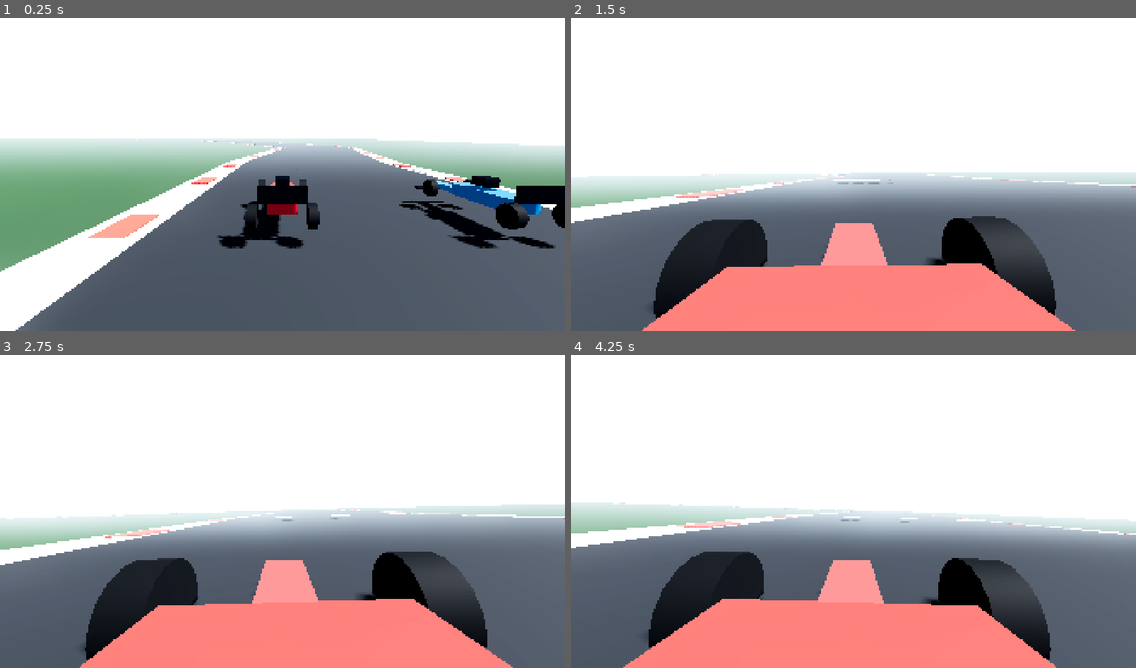
Above: before the commit, frames 1-4 (two rows, left to right).
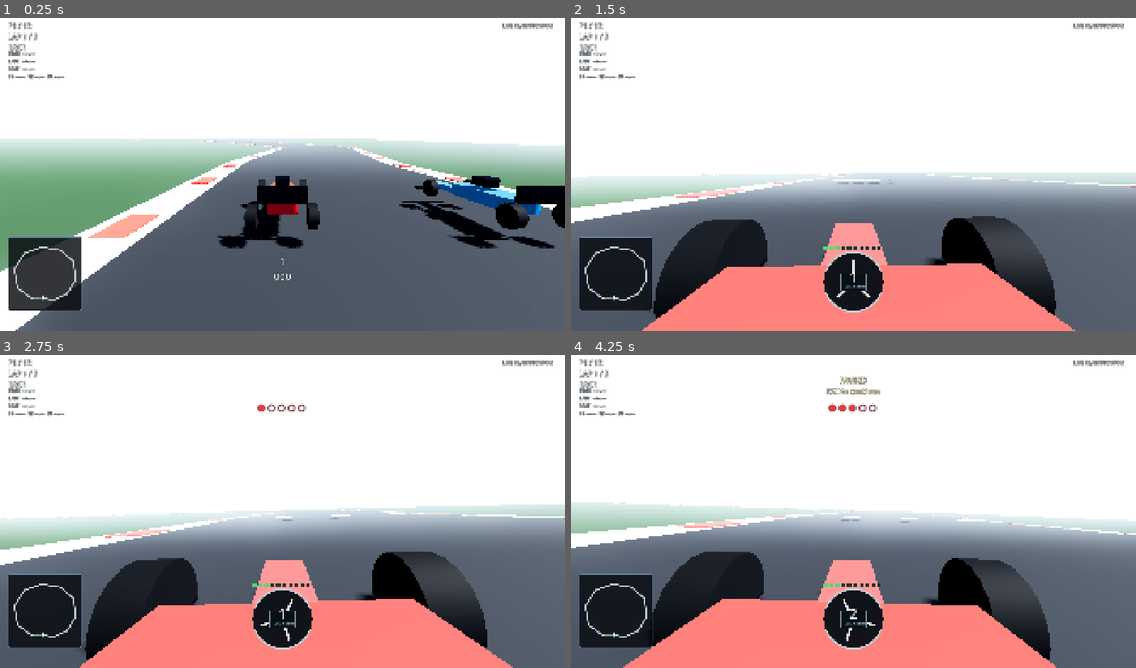
Above: after the commit, the same moments.

Repository: codehost-commit/APEX-Circuit
Game: Godot game, scene res://scenes/main.tscn
Two runs of this game, one before a commit and one after it. Both use one fixed random seed, a clock stepped at 60 frames per second and the inputs below.
Inputs:
- Up to frame 1 (0.25 s): no input
- Up to frame 2 (1.5 s): hold D (steer_right) 0.53-1.28 s; hold F (drs) 0.53-1.28 s; hold S (brake) from 1.28 s (still down); tap C (camera_toggle) at 1.35 s
- Up to frame 3 (2.75 s): tap F (drs) at 1.55 s; release S (brake) at 2.03 s; hold D (steer_right) from 2.03 s (still down); hold F (drs) from 2.03 s (still down)
- Up to frame 4 (4.25 s): release D (steer_right) at 2.78 s; release F (drs) at 2.78 s; hold E (shift_up) 2.78-3.53 s; tap W (throttle) at 2.85 s; tap F (drs) at 3.05 s; hold A (steer_left) from 3.53 s (still down); hold F (drs) from 3.53 s (still down); tap Escape (pause) at 4.15 s

The runs differ from the first frame. In frame 1, 3.7% of the frame differs, in the area x 1-98%, y 1-94%; in frame 2, 5.3%; in frame 3, 5.5%; in frame 4, 5.7%, in the area x 1-98%, y 1-95%.

Commit message:
phase 5: add race HUD cockpit and minimap

Diff:
--- a/scenes/main.gd
+++ b/scenes/main.gd
@@ -6,6 +6,7 @@
 var all_cars: Array[RaycastFormulaCar] = []
 var _ai_profile: RacingLineProfile
 var race_director: RaceDirector
+var hud: RaceHUD
 
 func _ready() -> void:
 	_setup_input_map()
@@ -32,6 +33,9 @@
 	race_director.setup(track, all_cars)
 	race_director.start_race()
 	GameState.race_director = race_director
+	hud = RaceHUD.new()
+	add_child(hud)
+	hud.setup(track, all_cars)
 	print("APEX Circuit booted: Forward+ project, Jolt configured, game systems loading.")
 
 func _build_environment() -> void:
--- /dev/null
+++ b/ui/cockpit_display.gd
@@ -0,0 +1,40 @@
+class_name CockpitDisplay
+extends Control
+## A readable wheel display used only with the cockpit camera.
+
+var car: RaycastFormulaCar
+
+func _process(_delta: float) -> void:
+	queue_redraw()
+
+func _draw() -> void:
+	if car == null:
+		return
+	var centre := Vector2(size.x * 0.5, size.y * 0.62)
+	var radius := minf(size.x * 0.27, size.y * 0.28)
+	var wheel_color := Color("#10141a")
+	draw_circle(centre, radius, wheel_color)
+	draw_arc(centre, radius, PI * 0.12, PI * 0.88, 24, Color("#c9d2d7"), 5.0, true)
+	draw_arc(centre, radius, PI * 1.12, PI * 1.88, 24, Color("#c9d2d7"), 5.0, true)
+	var rotation := car.steering_input * 0.48
+	var spoke := Vector2(sin(rotation), -cos(rotation)) * radius * 0.74
+	draw_line(centre, centre + spoke, Color("#dce4e7"), 7.0, true)
+	draw_line(centre, centre + spoke.rotated(2.35), Color("#dce4e7"), 7.0, true)
+	draw_line(centre, centre + spoke.rotated(-2.35), Color("#dce4e7"), 7.0, true)
+	var display := Rect2(centre - Vector2(radius * 0.43, radius * 0.29), Vector2(radius * 0.86, radius * 0.58))
+	draw_rect(display, Color("#071017"), true)
+	draw_rect(display, Color("#778f9e"), false, 2.0)
+	var font := get_theme_default_font()
+	var gear_text := "N" if car.gear <= 0 else str(car.gear)
+	draw_string(font, display.position + Vector2(display.size.x * 0.34, display.size.y * 0.48), gear_text, HORIZONTAL_ALIGNMENT_LEFT, -1.0, int(radius * 0.48), Color("#f5f7e9"))
+	draw_string(font, display.position + Vector2(11.0, display.size.y - 9.0), "%03d KM/H" % int(car.speed_mps * 3.6), HORIZONTAL_ALIGNMENT_LEFT, -1.0, int(radius * 0.15), Color("#b9d9ed"))
+	var led_y := centre.y - radius * 1.18
+	for index in 10:
+		var amount := float(index + 1) / 10.0
+		var lit := car.rpm / car.tuning.rev_limit_rpm >= amount * 0.72
+		var color := Color("#1f3529")
+		if lit:
+			color = Color("#4cde72") if index < 5 else (Color("#f2d343") if index < 8 else Color("#e8454d"))
+		draw_rect(Rect2(centre.x - radius + float(index) * radius * 0.2, led_y, radius * 0.14, radius * 0.11), color, true)
+	if car.drs_open:
+		draw_string(font, Vector2(centre.x - 18.0, led_y - 10.0), "DRS", HORIZONTAL_ALIGNMENT_LEFT, -1.0, 16, Color("#66ef9d"))
--- /dev/null
+++ b/ui/minimap.gd
@@ -0,0 +1,62 @@
+class_name TrackMinimap
+extends Control
+
+var circuit: CircuitTrack
+var cars: Array[RaycastFormulaCar] = []
+var bounds := Rect2(-170.0, -155.0, 340.0, 300.0)
+
+func setup(track_value: CircuitTrack, field: Array[RaycastFormulaCar]) -> void:
+	circuit = track_value
+	cars = field
+	_recalculate_bounds()
+	queue_redraw()
+
+func _process(_delta: float) -> void:
+	queue_redraw()
+
+func _recalculate_bounds() -> void:
+	if circuit == null:
+		return
+	var min_x := INF
+	var min_z := INF
+	var max_x := -INF
+	var max_z := -INF
+	for point in circuit.centerline:
+		min_x = minf(min_x, point.x)
+		min_z = minf(min_z, point.z)
+		max_x = maxf(max_x, point.x)
+		max_z = maxf(max_z, point.z)
+	bounds = Rect2(min_x, min_z, max_x - min_x, max_z - min_z).grow(18.0)
+
+func _draw() -> void:
+	draw_style_box(_panel_style(), Rect2(Vector2.ZERO, size))
+	if circuit == null:
+		return
+	for index in circuit.centerline.size():
+		var first := _map(circuit.centerline[index])
+		var second := _map(circuit.centerline[(index + 1) % circuit.centerline.size()])
+		draw_line(first, second, Color("#bfc8d1"), 4.0, true)
+	for car in cars:
+		if not is_instance_valid(car):
+			continue
+		var dot := _map(car.global_position)
+		var color := Color("#ffffff") if car.player_controlled else car.livery_color
+		draw_circle(dot, 4.4 if car.player_controlled else 3.0, color)
+
+func _map(world_position: Vector3) -> Vector2:
+	var relative := Vector2(world_position.x - bounds.position.x, world_position.z - bounds.position.y)
+	var scale := minf((size.x - 18.0) / maxf(bounds.size.x, 1.0), (size.y - 18.0) / maxf(bounds.size.y, 1.0))
+	var drawing_size := bounds.size * scale
+	var origin := (size - drawing_size) * 0.5
+	return origin + relative * scale
+
+func _panel_style() -> StyleBoxFlat:
+	var style := StyleBoxFlat.new()
+	style.bg_color = Color(0.025, 0.035, 0.055, 0.82)
+	style.border_color = Color("#6387a7")
+	style.set_border_width_all(1)
+	style.corner_radius_top_left = 6
+	style.corner_radius_top_right = 6
+	style.corner_radius_bottom_left = 6
+	style.corner_radius_bottom_right = 6
+	return style
--- /dev/null
+++ b/ui/race_hud.gd
@@ -0,0 +1,168 @@
+class_name RaceHUD
+extends CanvasLayer
+## Screen-space race presentation; all data comes from RaceDirector/EventBus.
+
+var circuit: CircuitTrack
+var field: Array[RaycastFormulaCar] = []
+var top_left: Label
+var timing: Label
+var leaderboard: Label
+var message: Label
+var start_lights: Label
+var center_readout: Label
+var cockpit: CockpitDisplay
+var minimap: TrackMinimap
+var results_panel: PanelContainer
+var results_text: Label
+var _message_timer := 0.0
+var _current_message := ""
+var _last_lap := "--:--.---"
+var _best_lap := "--:--.---"
+var _sector_text := ["S1 ---.---", "S2 ---.---", "S3 ---.---"]
+
+func _ready() -> void:
+	layer = 2
+	_build_layout()
+	EventBus.race_message.connect(_show_message)
+	EventBus.lap_completed.connect(_on_lap)
+	EventBus.sector_completed.connect(_on_sector)
+	EventBus.start_lights_changed.connect(_on_lights)
+
+func setup(track_value: CircuitTrack, cars_value: Array[RaycastFormulaCar]) -> void:
+	circuit = track_value
+	field = cars_value
+	if minimap != null:
+		minimap.setup(circuit, field)
+
+func _process(delta: float) -> void:
+	if Input.is_action_just_pressed("pause") and GameState.mode != GameState.Mode.MENU:
+		GameState.paused = not GameState.paused
+		_show_message("PAUSED" if GameState.paused else "RESUMED", "ESC to continue", 2.0)
+	_message_timer = maxf(0.0, _message_timer - delta)
+	message.text = _current_message if _message_timer > 0.0 else ""
+	if GameState.player_car == null or GameState.race_director == null:
+		return
+	var player := GameState.player_car as RaycastFormulaCar
+	var director := GameState.race_director as RaceDirector
+	var rows := director.get_classification()
+	var player_position := 1
+	for row in rows:
+		if row.car == player:
+			player_position = int(row.position)
+			break
+	top_left.text = "P%d / %d\nLAP %d / %d\n%s" % [player_position, field.size(), min(player.lap + 1, GameState.total_laps), GameState.total_laps, "QUALIFYING" if GameState.mode == GameState.Mode.QUALIFYING else "RACE"]
+	var status := director.get_player_status()
+	var best := float(status.best_lap)
+	if is_finite(best):
+		_best_lap = _format_time(best)
+	timing.text = "TIME  %s\nLAST  %s\nBEST  %s\n%s" % [_format_time(GameState.elapsed_seconds), _last_lap, _best_lap, "  ".join(_sector_text)]
+	leaderboard.text = _leaderboard_text(rows, player_position)
+	center_readout.text = "%d\n%03d\n%s" % [player.gear, int(player.speed_mps * 3.6), "DRS OPEN" if player.drs_open else ("DRS READY" if player.drs_available else "")]
+	var cockpit_on := player.is_cockpit_camera()
+	center_readout.visible = not cockpit_on
+	cockpit.visible = cockpit_on
+	cockpit.car = player
+	results_panel.visible = GameState.mode == GameState.Mode.RESULTS
+	if results_panel.visible:
+		results_text.text = "RACE CLASSIFICATION\n\n" + _results_text(rows)
+
+func _build_layout() -> void:
+	var root := Control.new()
+	root.set_anchors_and_offsets_preset(Control.PRESET_FULL_RECT)
+	add_child(root)
+	top_left = _label(24, Color("#ecf2f4"))
+	top_left.position = Vector2(28.0, 25.0)
+	root.add_child(top_left)
+	timing = _label(16, Color("#b7c8d3"))
+	timing.position = Vector2(28.0, 123.0)
+	root.add_child(timing)
+	leaderboard = _label(17, Color("#edf3f5"))
+	leaderboard.horizontal_alignment = HORIZONTAL_ALIGNMENT_RIGHT
+	leaderboard.position = Vector2(1450.0, 28.0)
+	leaderboard.size = Vector2(430.0, 390.0)
+	root.add_child(leaderboard)
+	message = _label(24, Color("#fff3c0"))
+	message.horizontal_alignment = HORIZONTAL_ALIGNMENT_CENTER
+	message.position = Vector2(520.0, 85.0)
+	message.size = Vector2(880.0, 70.0)
+	root.add_child(message)
+	start_lights = _label(30, Color("#e63843"))
+	start_lights.horizontal_alignment = HORIZONTAL_ALIGNMENT_CENTER
+	start_lights.position = Vector2(620.0, 170.0)
+	start_lights.size = Vector2(680.0, 52.0)
+	root.add_child(start_lights)
+	center_readout = _label(34, Color("#f1f6f8"))
+	center_readout.horizontal_alignment = HORIZONTAL_ALIGNMENT_CENTER
+	center_readout.position = Vector2(790.0, 820.0)
+	center_readout.size = Vector2(340.0, 170.0)
+	root.add_child(center_readout)
+	cockpit = CockpitDisplay.new()
+	cockpit.position = Vector2(690.0, 690.0)
+	cockpit.size = Vector2(540.0, 360.0)
+	cockpit.visible = false
+	root.add_child(cockpit)
+	minimap = TrackMinimap.new()
+	minimap.position = Vector2(28.0, 760.0)
+	minimap.size = Vector2(250.0, 250.0)
+	root.add_child(minimap)
+	results_panel = PanelContainer.new()
+	results_panel.position = Vector2(610.0, 190.0)
+	results_panel.size = Vector2(700.0, 700.0)
+	results_panel.visible = false
+	var style := StyleBoxFlat.new()
+	style.bg_color = Color(0.015, 0.025, 0.04, 0.93)
+	style.border_color = Color("#7194ae")
+	style.set_border_width_all(2)
+	results_panel.add_theme_stylebox_override("panel", style)
+	results_text = _label(23, Color("#f2f5ed"))
+	results_text.horizontal_alignment = HORIZONTAL_ALIGNMENT_CENTER
+	results_panel.add_child(results_text)
+	root.add_child(results_panel)
+
+func _label(font_size: int, color: Color) -> Label:
+	var label := Label.new()
+	label.add_theme_font_size_override("font_size", font_size)
+	label.add_theme_color_override("font_color", color)
+	label.add_theme_constant_override("outline_size", 5)
+	label.add_theme_color_override("font_outline_color", Color(0.01, 0.02, 0.03, 0.88))
+	return label
+
+func _leaderboard_text(rows: Array, player_position: int) -> String:
+	var lines := ["LIVE CLASSIFICATION"]
+	for row in rows.slice(0, min(8, rows.size())):
+		var marker := "›" if int(row.position) == player_position else " "
+		lines.append("%s P%02d  %-10s  %s" % [marker, row.position, row.driver, "+%.1f" % float(row.penalty) if float(row.penalty) > 0.0 else ""])
+	return "\n".join(lines)
+
+func _results_text(rows: Array) -> String:
+	var lines: Array[String] = []
+	for row in rows:
+		lines.append("P%02d  %-12s  %s  %s" % [row.position, row.driver, _format_time(float(row.time)), "+%.0fs" % float(row.penalty) if float(row.penalty) > 0.0 else ""])
+	return "\n".join(lines)
+
+func _format_time(seconds: float) -> String:
+	if not is_finite(seconds) or seconds <= 0.0:
+		return "--:--.---"
+	var minutes := int(seconds / 60.0)
+	var remainder := seconds - float(minutes) * 60.0
+	return "%02d:%06.3f" % [minutes, remainder]
+
+func _show_message(title: String, detail: String, duration: float) -> void:
+	_current_message = "%s\n%s" % [title, detail]
+	_message_timer = duration
+
+func _on_lap(car: Node, _lap: int, lap_time: float, _valid: bool) -> void:
+	if car == GameState.player_car:
+		_last_lap = _format_time(lap_time)
+
+func _on_sector(car: Node, sector: int, sector_time: float) -> void:
+	if car == GameState.player_car and sector >= 0 and sector < _sector_text.size():
+		_sector_text[sector] = "S%d %s" % [sector + 1, _format_time(sector_time)]
+
+func _on_lights(lit: int, is_green: bool) -> void:
+	if is_green:
+		start_lights.text = "GO!"
+	elif lit > 0:
+		start_lights.text = "● ".repeat(lit) + "○ ".repeat(5 - lit)
+	else:
+		start_lights.text = ""
Not shown, added: ui/cockpit_display.gd.uid
Not shown, added: ui/minimap.gd.uid
Not shown, added: ui/race_hud.gd.uid
Not shown, changed: CHANGELOG.md
